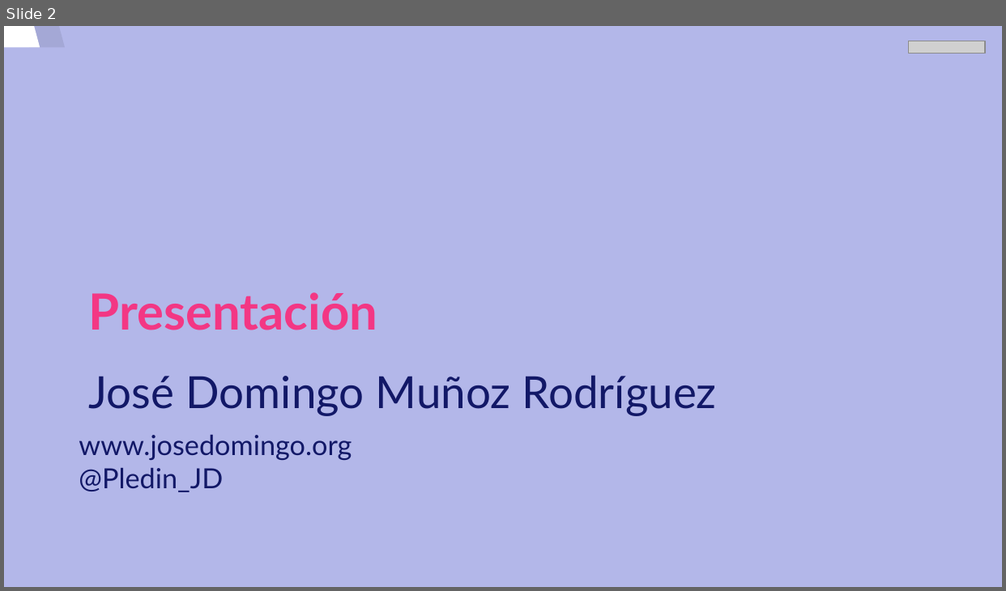
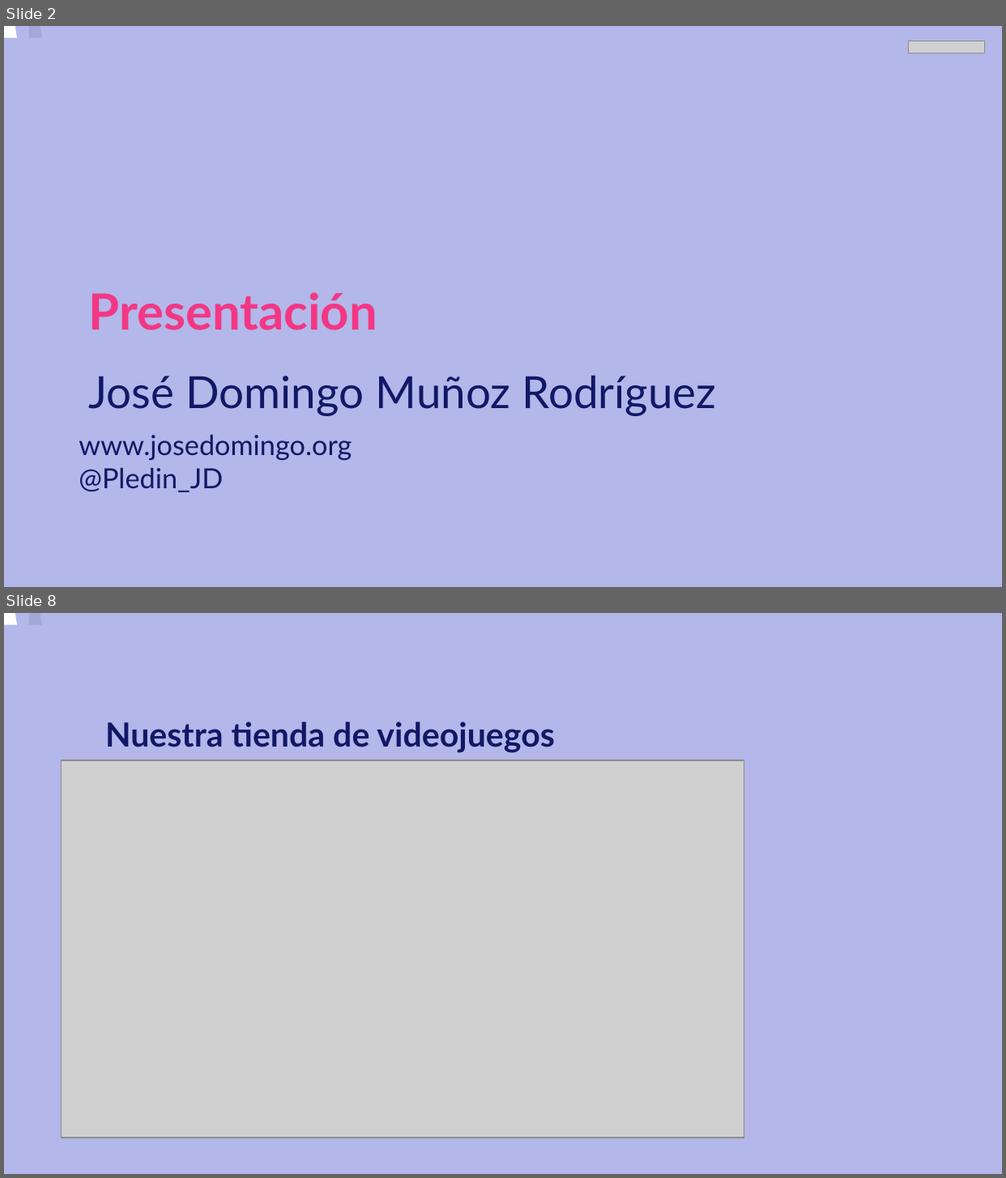
Before and after one commit to josedom24/curso_flask, a slide deck: curso/u0/u0.odp. Shown one above the other, each under a label of ours: slide 2 before the commit, slides 2 and 8 after it; the slides between them are not shown. The pictures are 1006x591 and 1006x1178 pixels, drawn with LibreOffice and Linux fonts; fonts in the diff are those of the drawing; grey boxes stand for pictures. Boxes give left, top, right and bottom in pixels: in the first picture for what was removed or moved away, otherwise in the second. Text is boxed around its words. In the diff, an @@ line names an element or a change of style, - is before the commit and + after.

```diff
--- a/curso/u0/u0.odp
+++ b/curso/u0/u0.odp
@@ slide 8 added at [4, 613, 1002, 1174], background #B3B7E9; not listed: 2 template elements that a slide beside it also shows @@
@@ text added at [105, 722, 554, 753], 24 pt, text #121867, bold @@
+Nuestra tienda de videojuegos
@@ picture added at [61, 760, 744, 1138] @@
@@ slide 2 changed as well @@
@@ freeform shape at [4, 26, 902, 587]: outline redrawn @@
@@ freeform shape at [29, 26, 927, 587]: outline redrawn @@
```
Also in this commit, not shown: 1 other slide changed, 5 other slides added, 8 slides removed, 1 other file.
